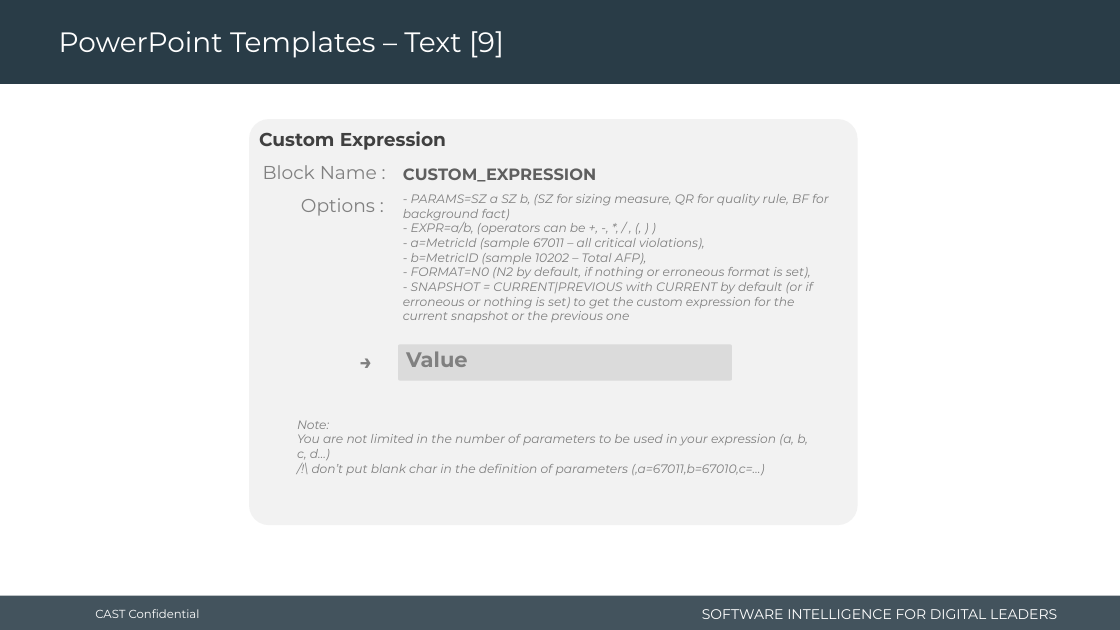
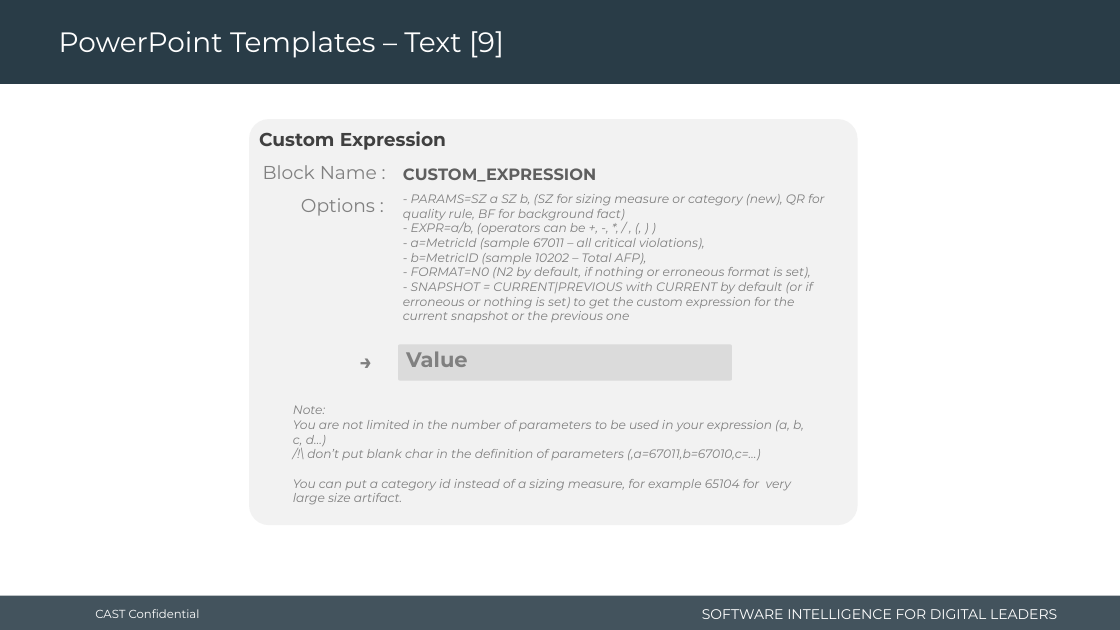
Before and after one commit to CAST-projects/CAST-ReportGenerator, a slide deck: slide 18 of CastReporting.Reporting.Core/Templates/Application/Component library/1- Powerpoint-components-library.pptx. Drawn at 1120x630 pixels with LibreOffice and Linux fonts; fonts in the diff are those of the drawing; background and template pictures are left out. Boxes give left, top, right and bottom in pixels: in the first picture for what was removed or moved away, otherwise in the second. Text is boxed around its words. In the diff, an @@ line names an element or a change of style, - is before the commit and + after.

Commit message:
REPORTGEN-914: update library templates

```diff
--- a/CastReporting.Reporting.Core/Templates/Application/Component library/1- Powerpoint-components-library.pptx
+++ b/CastReporting.Reporting.Core/Templates/Application/Component library/1- Powerpoint-components-library.pptx
@@ text at [403,194,825,221]: text changed @@
-- PARAMS=SZ a SZ b, (SZ for sizing measure, QR for quality rule, BF for background fact)
+- PARAMS=SZ a SZ b, (SZ for sizing measure or category (new), QR for quality rule, BF for background fact)
@@ text "Note:": place and size @@
-text "Note:" at [297,421,808,475]
+text "Note:" at [293,405,804,505]
@@ text at [293,479,791,505]: paragraph added @@
+You can put a category id instead of a sizing measure, for example 65104 for very large size artifact.
```
Also in this commit, not shown: 13 other files.
